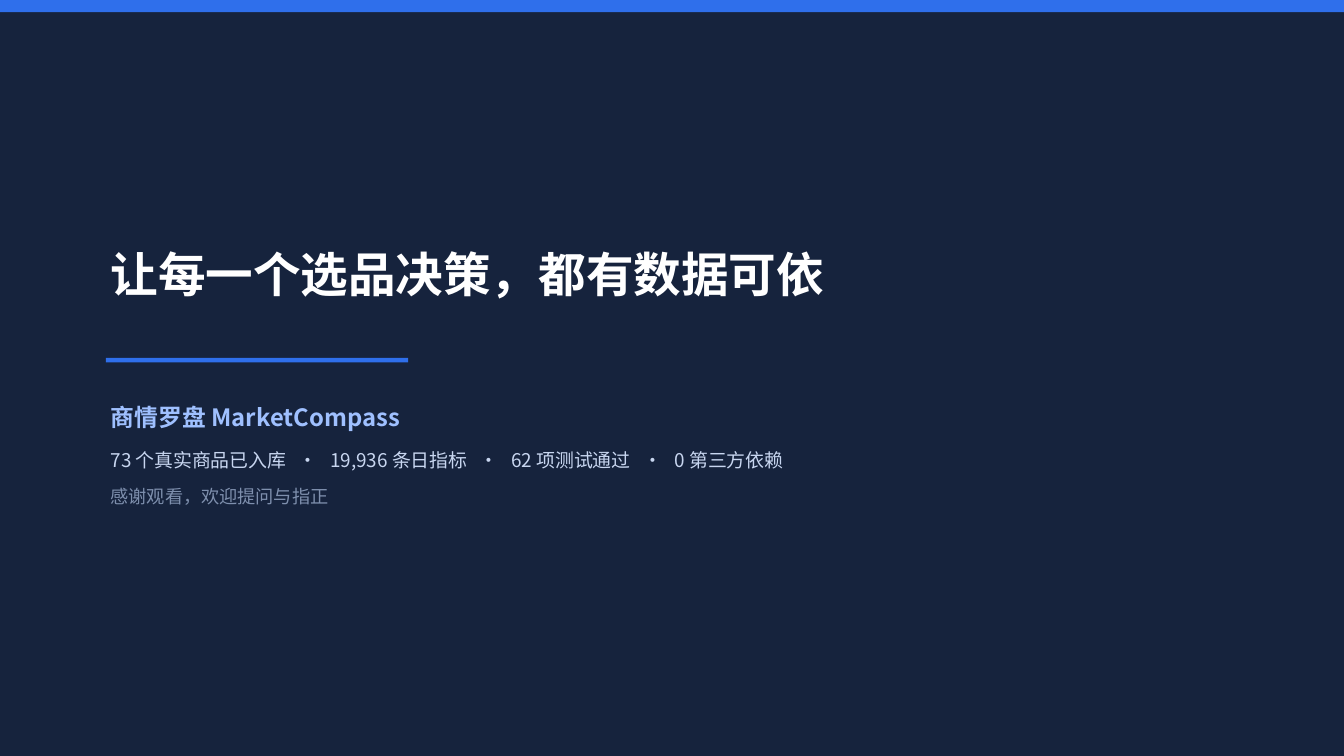
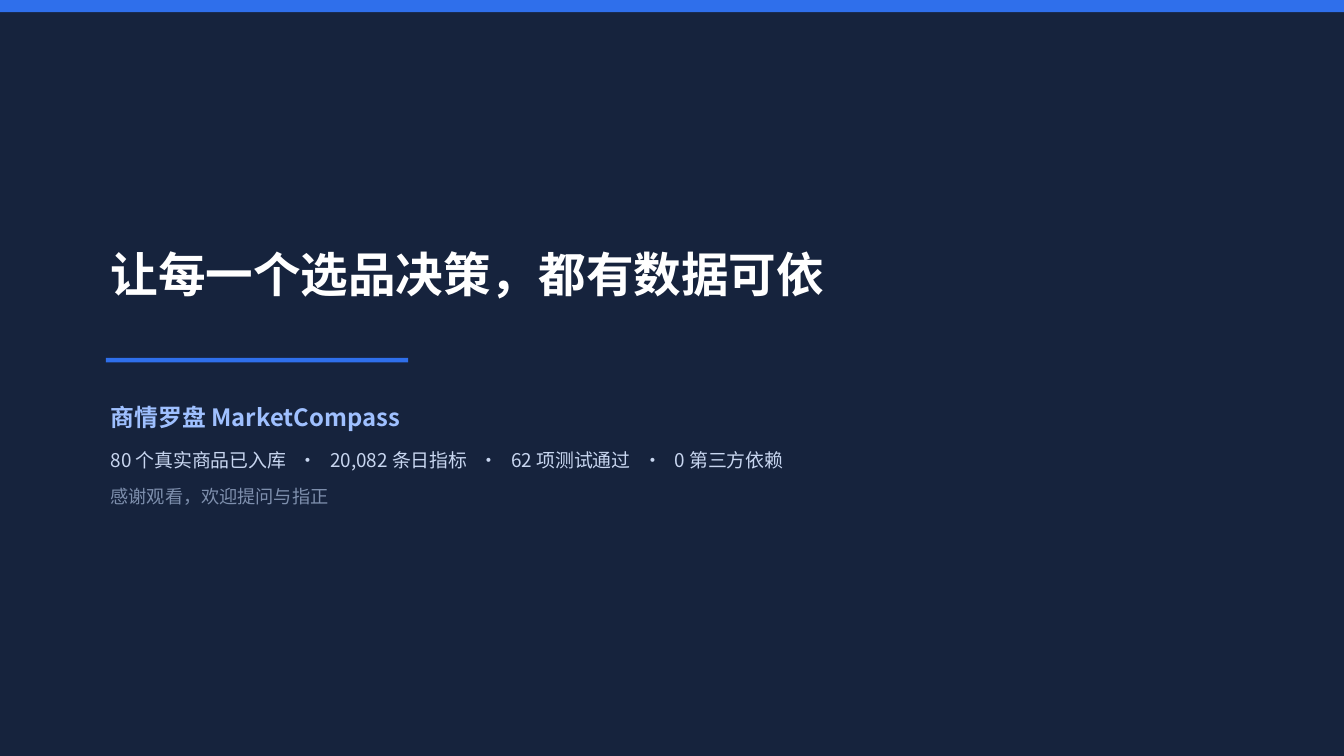
Before and after one commit to Wabix-void/market-compass, a slide deck: slide 12 of docs/参赛材料/02-演示PPT.pptx (slide 11 before the commit). Drawn at 1344x756 pixels with LibreOffice and Linux fonts; fonts in the diff are those of the drawing. Boxes give left, top, right and bottom in pixels: in the first picture for what was removed or moved away, otherwise in the second. Text is boxed around its words. In the diff, an @@ line names an element or a change of style, - is before the commit and + after.

```diff
--- a/docs/参赛材料/02-演示PPT.pptx
+++ b/docs/参赛材料/02-演示PPT.pptx
@@ text at bbox=[111, 451, 783, 471]: text changed @@
-73 个真实商品已入库 · 19,936 条日指标 · 62 项测试通过 · 0 第三方依赖
+80 个真实商品已入库 · 20,082 条日指标 · 62 项测试通过 · 0 第三方依赖
```
Also in this commit, not shown: 3 other slides changed, 1 slide added, 5 other files.
